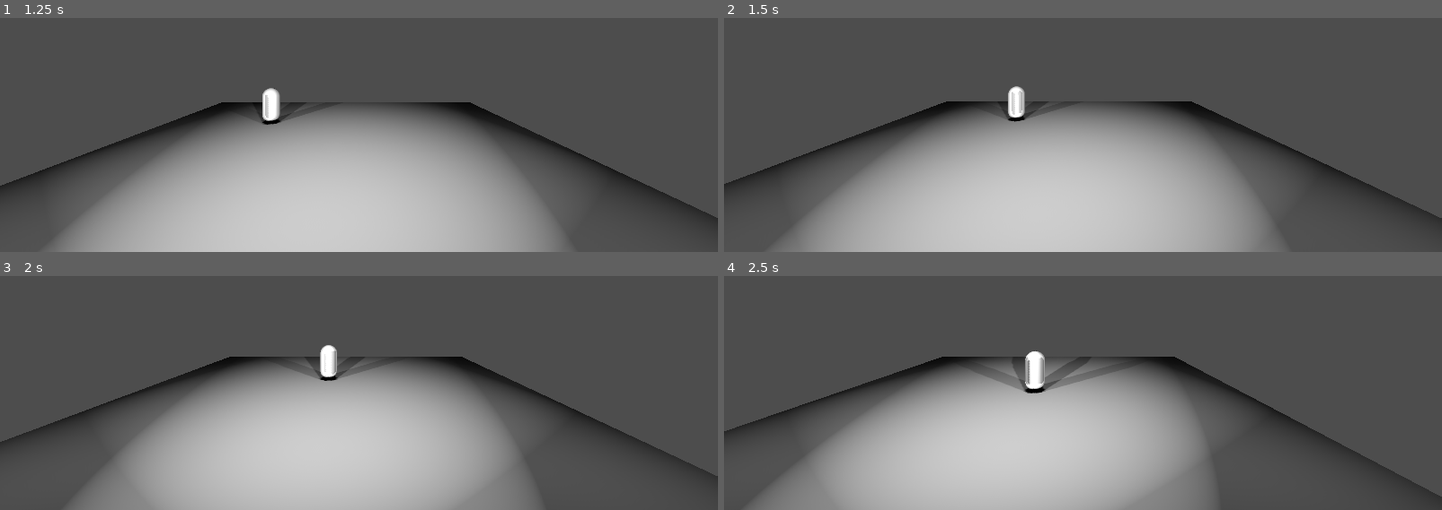
Above: before the commit, frames 1-4 (two rows, left to right).
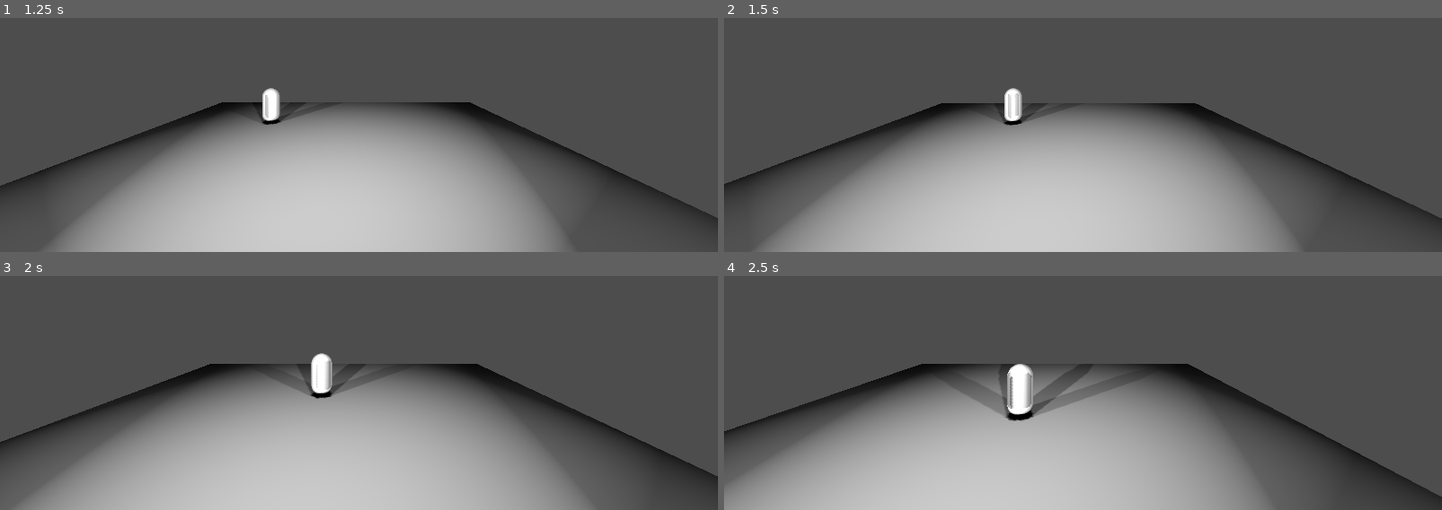
Above: after the commit, the same moments.

Repository: Mobius-Bron/CameraSystem
Game: Godot game, scene res://Maps/test_demo.tscn
Two runs of this game, one before a commit and one after it. Both use one fixed random seed, a clock stepped at 60 frames per second and the inputs below.
Inputs (mouse positions are in pixels of both pictures, inside the frame that each line leads up to):
- Up to frame 1 (1.25 s): tap Enter at 0.5 s; move the mouse to (516, 29) at 0.52 s; hold D from 0.53 s (still down); hold Q from 0.53 s (still down); click (516, 29) at 0.67 s
- Up to frame 2 (1.5 s): move the mouse to (939, 71) at 1.27 s; release D at 1.28 s; release Q at 1.28 s; hold S from 1.28 s (still down); tap E at 1.35 s
- Up to frame 3 (2 s): keep holding S
- Up to frame 4 (2.5 s): move the mouse to (outside the picture) at 2.02 s; release S at 2.03 s; hold D from 2.03 s (still down); tap 1 at 2.1 s

Frame 1 is identical in both runs. In frame 2, 1.3% of the frame differs, in the area x 4-80%, y 29-100%; in frame 3, 15%; in frame 4, 16%, in the area x 0-77%, y 32-100%.

Commit message:
修复free camera移动方向异常

Diff:
--- a/CameraSystem/Camera/Types/free_camera.gd
+++ b/CameraSystem/Camera/Types/free_camera.gd
@@ -31,7 +31,22 @@
 	if Input.is_key_pressed(KEY_E):
 		input_dir.y -= 1
 
-	transform.origin += input_dir.normalized() * MoveSpeed * _delta
+	if input_dir != Vector3.ZERO:
+		input_dir = input_dir.normalized()
+
+		# 获取节点的本地坐标轴
+		var forward: Vector3 = -transform.basis.z  # 节点的前方向
+		var right: Vector3 = transform.basis.x     # 节点的右方向
+		var up: Vector3 = transform.basis.y        # 节点的上方向
+
+		# 根据输入组合移动方向
+		var move_dir: Vector3 = Vector3.ZERO
+		move_dir += forward * input_dir.z  # W/S 前后
+		move_dir += right * input_dir.x    # A/D 左右
+		move_dir += up * input_dir.y       # Q/E 上下
+
+		# 应用移动
+		transform.origin += move_dir * MoveSpeed * _delta
 
 func _input(event: InputEvent) -> void:
 	if !BeContolled:
